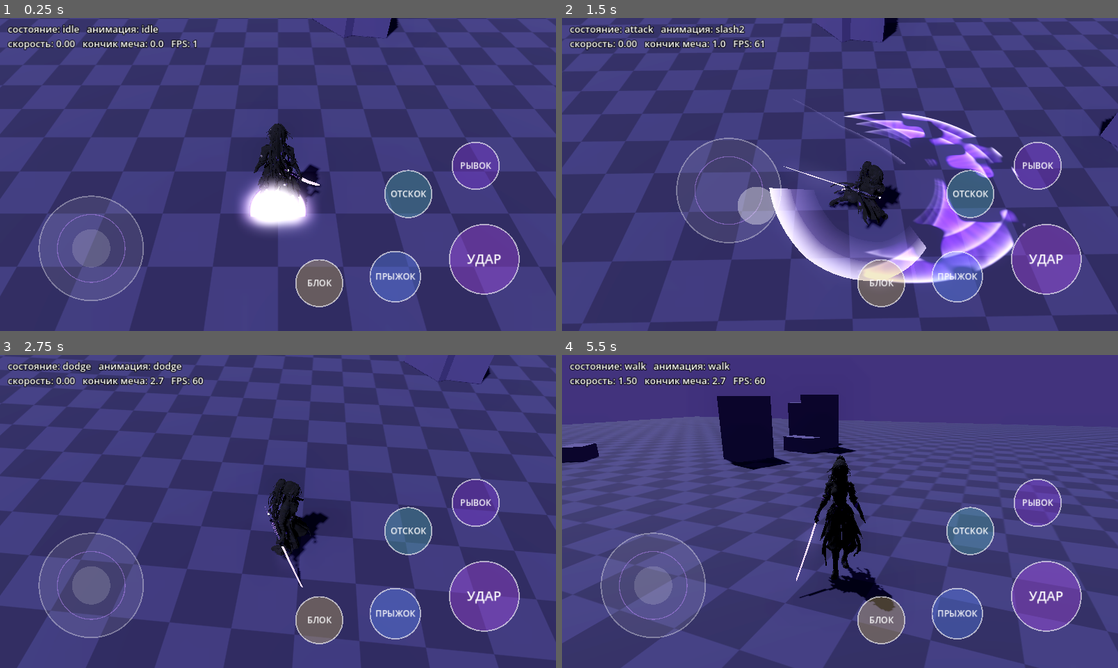
Above: before the commit, frames 1-4 (two rows, left to right).
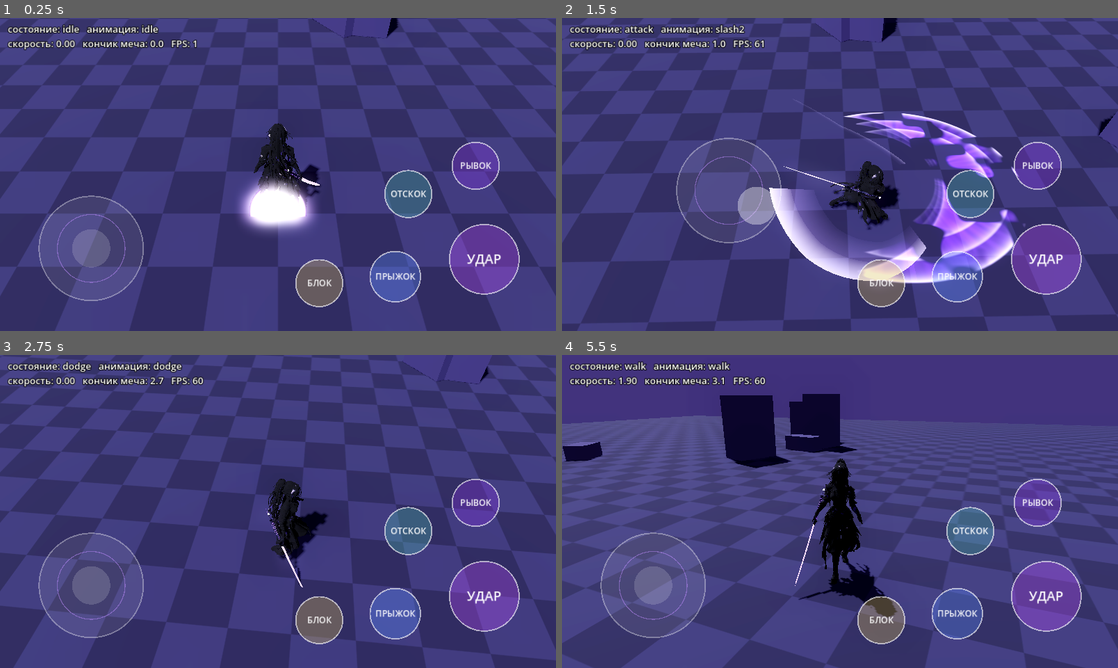
Above: after the commit, the same moments.

Repository: Masuku4129/Game
Game: Godot game, scene res://main.tscn
The game is run twice, just before and just after one commit, with the same random seed, the same clock (stepped at 60 frames per second) and the same inputs.
Inputs (mouse positions are in pixels of both pictures, inside the frame that each line leads up to):
- Up to frame 1 (0.25 s): no input
- Up to frame 2 (1.5 s): tap Enter at 0.5 s; move the mouse to (962, 158) at 0.52 s; hold D 0.53-1.25 s; tap J at 0.6 s; click (962, 158) at 0.67 s; tap Space at 0.77 s; drag from (728, 190) to (812, 237) at 1.27 s
- Up to frame 3 (2.75 s): move the mouse to (333, 442) at 2.02 s; hold D from 2.03 s (still down); tap U at 2.1 s
- Up to frame 4 (5.5 s): release D at 2.75 s; drag from (812, 574) to (673, 464) at 2.77 s; move the mouse to (1006, 558) at 3.52 s; hold A 3.53-4.25 s; tap L at 3.6 s; tap Space at 3.77 s; drag from (673, 464) to (756, 433) at 4.27 s; move the mouse to (867, 511) at 5.02 s; hold S from 5.03 s (still down); hold Q from 5.03 s (still down); click (867, 511) at 5.17 s

The runs differ from the first frame. In frame 1, less than 0.1% of the frame differs, in the area x 46-54%, y 34-55%; in frame 2, 1.1%; in frame 3, 3.5%; in frame 4, 12%, in the area x 0-100%, y 6-100%.

Commit message:
kira: exact face/hands texture ownership, full-black body, livelier walk
Co-Authored-By: Claude Sonnet 5.5 <noreply@anthropic.com>
Claude-Session: https://claude.ai/code/session_01XvKRdiRrWdLnET7y1AhQmW

Diff:
--- a/kira_3d_test/main.gd
+++ b/kira_3d_test/main.gd
@@ -7,7 +7,7 @@
 
 const MODEL_PATH := "res://assets/kira_rigged.glb"
 const KATANA_PATH := "res://assets/katana.glb"
-const WALK_SPEED := 1.5
+const WALK_SPEED := 1.9
 const RUN_SPEED := 6.2
 const RUN_THRESHOLD := 0.65
 const DEAD_ZONE := 0.18
Binary file changed: kira_3d_test/assets/kira_rigged.glb
